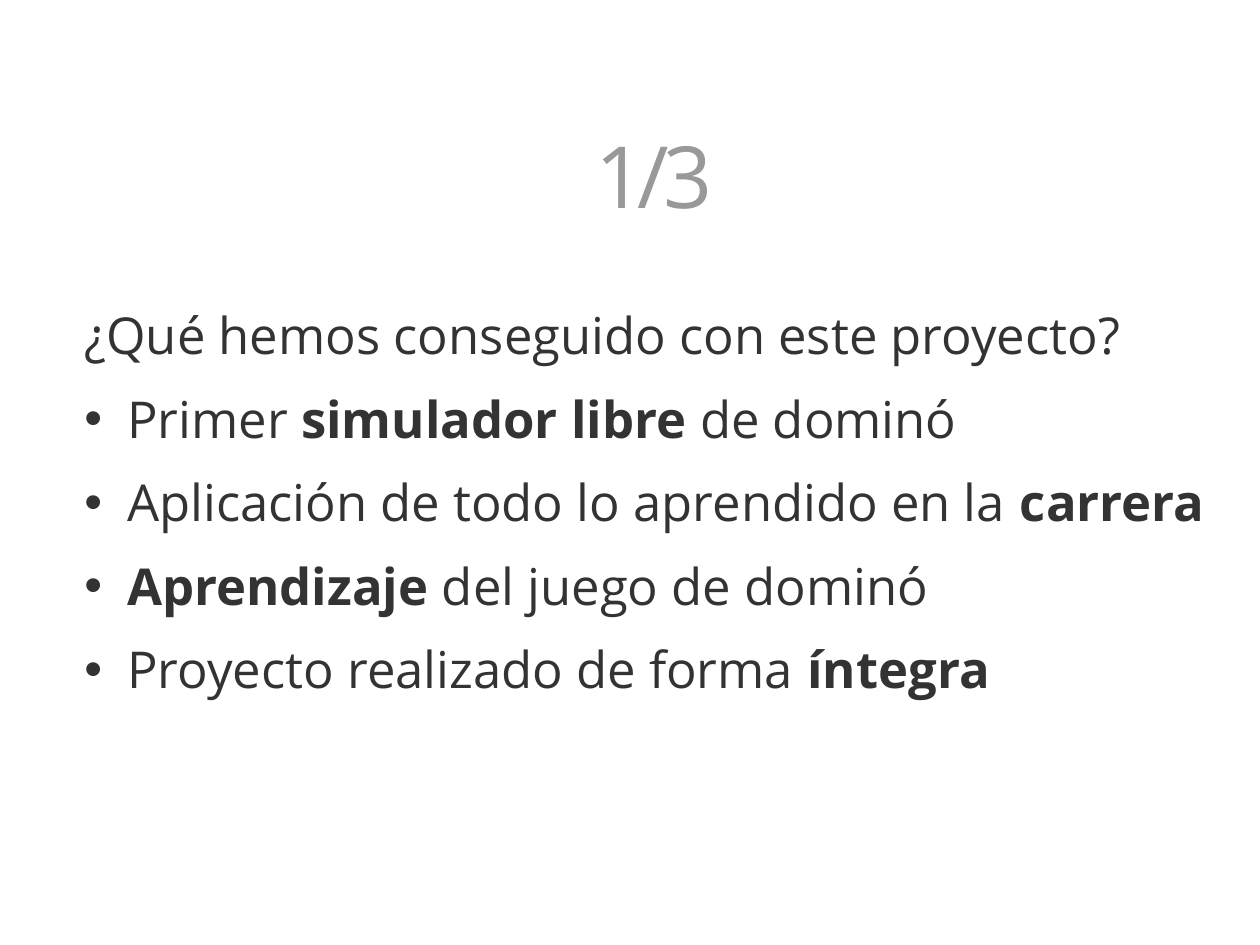
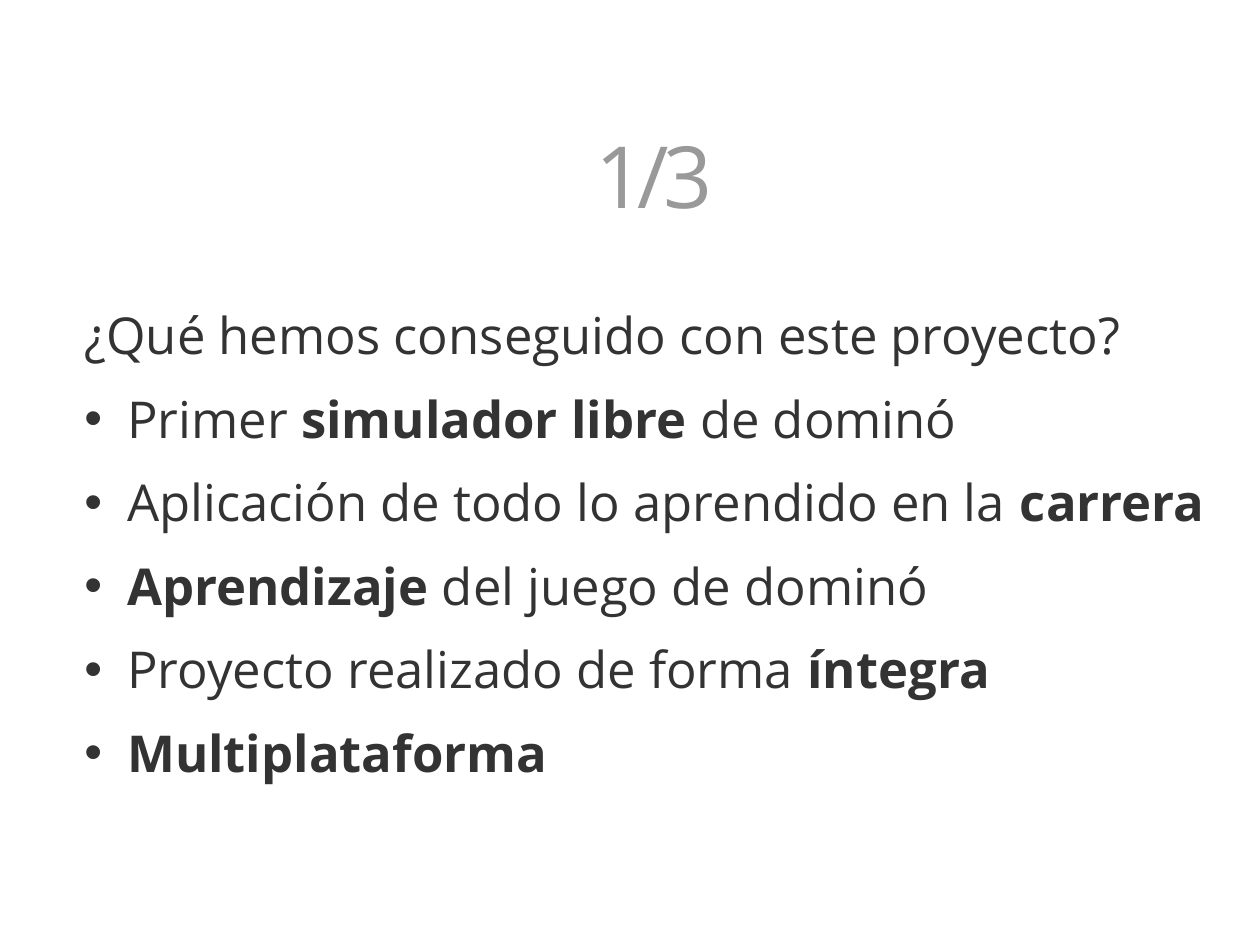
Before and after one commit to 3oheme/dominous, a slide deck: slide 19 of docs/presentacion/presentacion.odp. Drawn at 1260x945 pixels with LibreOffice and Linux fonts; fonts in the diff are those of the drawing; background and template pictures are left out. Boxes give left, top, right and bottom in pixels: in the first picture for what was removed or moved away, otherwise in the second. Text is boxed around its words. In the diff, an @@ line names an element or a change of style, - is before the commit and + after.

```diff
--- a/docs/presentacion/presentacion.odp
+++ b/docs/presentacion/presentacion.odp
@@ text at box(127, 733, 547, 785): paragraph added @@
+• Multiplataforma
```
Also in this commit, not shown: 1 other slide changed, 2 slides added.
